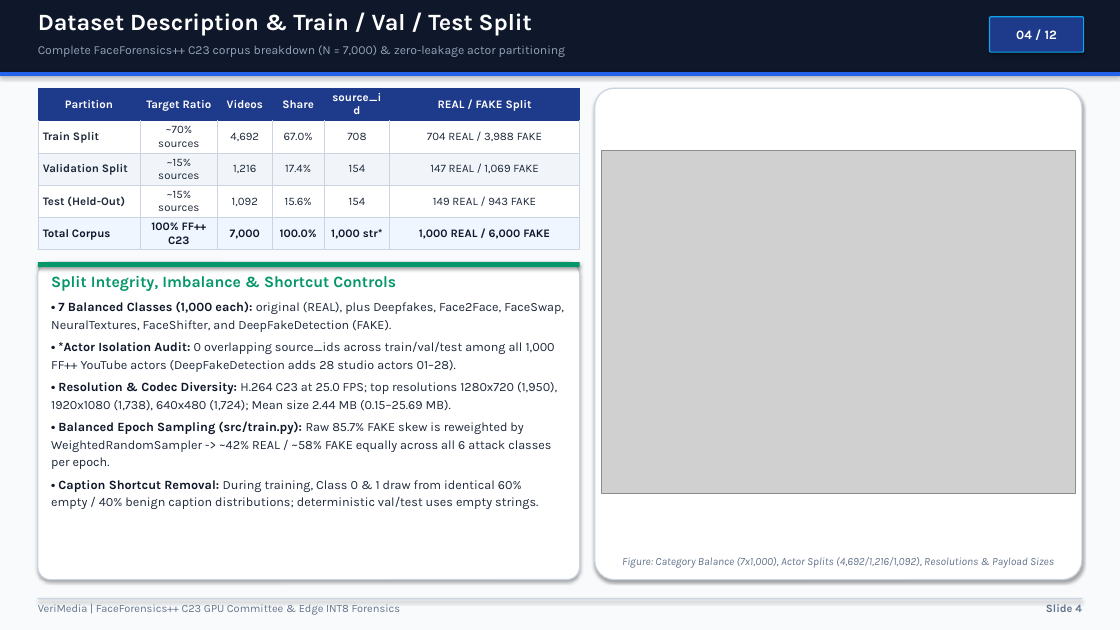
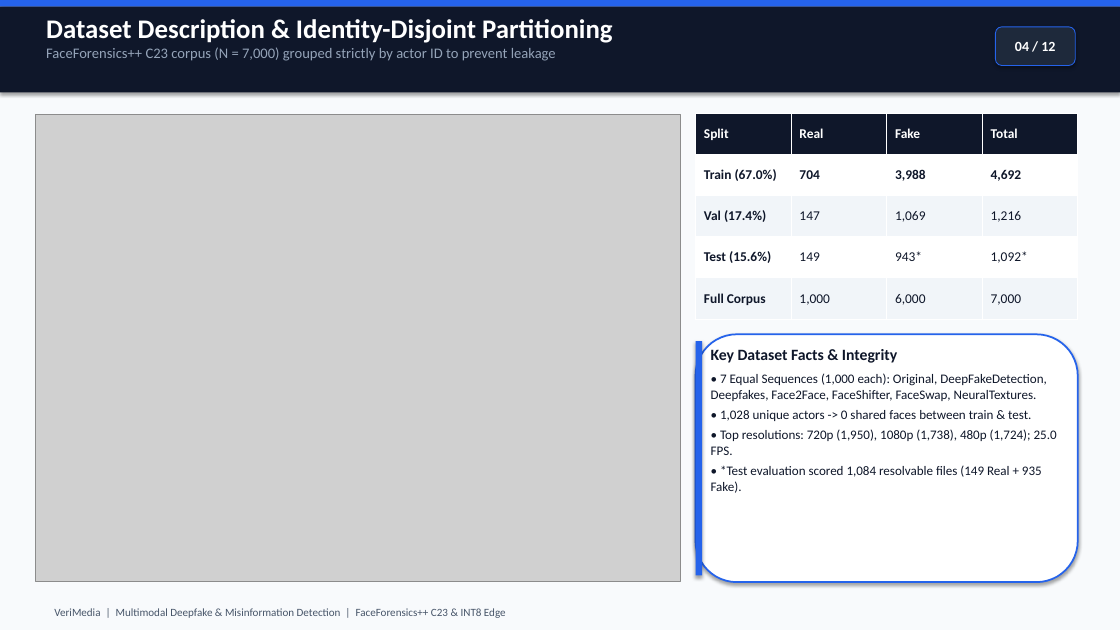
Before and after one commit to goyaljatin870/PixelProof, a slide deck: slide 4 of VeriMedia_Presentation.pptx. Drawn at 1120x630 pixels with LibreOffice and Linux fonts; fonts in the diff are those of the drawing; grey boxes stand for pictures. Boxes give left, top, right and bottom in pixels: in the first picture for what was removed or moved away, otherwise in the second. Text is boxed around its words. In the diff, an @@ line names an element or a change of style, - is before the commit and + after.

```diff
--- a/VeriMedia_Presentation.pptx
+++ b/VeriMedia_Presentation.pptx
@@ rectangle: place and size @@
-rectangle at (0,72,1120,76)
+rectangle at (0,7,1120,92)
@@ rectangle at (0,7,1120,92): fill #2563EB to #0F172A @@
@@ rectangle: place and size @@
-rectangle at (0,0,1120,72)
+rectangle at (0,0,1120,7)
@@ rectangle at (0,0,1120,7): fill #0F172A to #2563EB @@
@@ text at (46,19,612,61): text changed; size 20 to 12.5 pt; font Karla to Calibri; text colour #FFFFFF to #94A3B8; bold off @@
-Dataset Description & Train / Val / Test Split
+Dataset Description & Identity-Disjoint Partitioning
+FaceForensics++ C23 corpus (N = 7,000) grouped strictly by actor ID to prevent leakage
@@ rounded rectangle "04 / 12": place and size @@
-rounded rectangle "04 / 12" at (990,17,1084,52)
+rounded rectangle "04 / 12" at (996,27,1075,66)
@@ rounded rectangle "04 / 12" at (996,27,1075,66): size 11 to 12 pt, font Karla to Calibri; fill #1E3A8A to #1E293B; outline #0EA5E9 1 pt to #2563EB 0.75 pt; proportions changed @@
@@ text removed at (38,45,565,57) @@
-Complete FaceForensics++ C23 corpus breakdown (N = 7,000) & zero-leakage actor partitioning
@@ table removed at (38,88,580,250), 5 rows, 6 columns @@
-Partition | Target Ratio | Videos | Share | source_id | REAL / FAKE Split
-Train Split | ~70% sources | 4,692 | 67.0% | 708 | 704 REAL / 3,988 FAKE
-Validation Split | ~15% sources | 1,216 | 17.4% | 154 | 147 REAL / 1,069 FAKE
-Test (Held-Out) | ~15% sources | 1,092 | 15.6% | 154 | 149 REAL / 943 FAKE
-Total Corpus | 100% FF++ C23 | 7,000 | 100.0% | 1,000 str* | 1,000 REAL / 6,000 FAKE
@@ rounded rectangle removed at (595,88,1082,580) @@
@@ picture: place and size @@
-picture at (602,150,1075,493)
+picture at (35,114,681,581)
@@ table added at (696,113,1079,319), 5 rows, 4 columns @@
+Split | Real | Fake | Total
+Train (67.0%) | 704 | 3,988 | 4,692
+Val (17.4%) | 147 | 1,069 | 1,216
+Test (15.6%) | 149 | 943* | 1,092*
+Full Corpus | 1,000 | 6,000 | 7,000
@@ rounded rectangle removed at (38,262,580,580) @@
@@ rectangle removed at (38,262,580,267) @@
@@ text removed at (51,276,564,509) @@
-Split Integrity, Imbalance & Shortcut Controls
-• 7 Balanced Classes (1,000 each): original (REAL), plus Deepfakes, Face2Face, FaceSwap, NeuralTextures, FaceShifter, and DeepFakeDetection (FAKE).
-• *Actor Isolation Audit: 0 overlapping source_ids across train/val/test among all 1,000 FF++ YouTube actors (DeepFakeDetection adds 28 studio actors 01–28).
-• Resolution & Codec Diversity: H.264 C23 at 25.0 FPS; top resolutions 1280x720 (1,950), 1920x1080 (1,738), 640x480 (1,724); Mean size 2.44 MB (0.15–25.69 MB).
-• Balanced Epoch Sampling (src/train.py): Raw 85.7% FAKE skew is reweighted by WeightedRandomSampler -> ~42% REAL / ~58% FAKE equally across all 6 attack classes per epoch.
-• Caption Shortcut Removal: During training, Class 0 & 1 draw from identical 60% empty / 40% benign caption distributions; deterministic val/test uses empty strings.
@@ rounded rectangle added at (696,334,1078,582), fill #FFFFFF, outline #2563EB 1.5 pt @@
@@ rectangle added at (696,341,702,576), fill #2563EB @@
@@ text added at (711,349,1057,493), 11.2 pt, text #0F172A @@
+Key Dataset Facts & Integrity
+• 7 Equal Sequences (1,000 each): Original, DeepFakeDetection, Deepfakes, Face2Face, FaceShifter, FaceSwap, NeuralTextures.
+• 1,028 unique actors -> 0 shared faces between train & test.
+• Top resolutions: 720p (1,950), 1080p (1,738), 480p (1,724); 25.0 FPS.
+• *Test evaluation scored 1,084 resolvable files (149 Real + 935 Fake).
@@ text removed at (622,557,1054,568) @@
-Figure: Category Balance (7x1,000), Actor Splits (4,692/1,216/1,092), Resolutions & Payload Sizes
@@ rectangle removed at (38,598,1082,599) @@
@@ text at (54,608,506,618): text changed; font Karla to Calibri; text colour #64748B to #475569 @@
-VeriMedia | FaceForensics++ C23 GPU Committee & Edge INT8 Forensics
+VeriMedia | Multimodal Deepfake & Misinformation Detection | FaceForensics++ C23 & INT8 Edge
@@ text removed at (1046,604,1082,612) @@
-Slide 4
```
Also in this commit, not shown: 2 other slides changed, 9 slides added, 9 slides removed, 14 other files.
